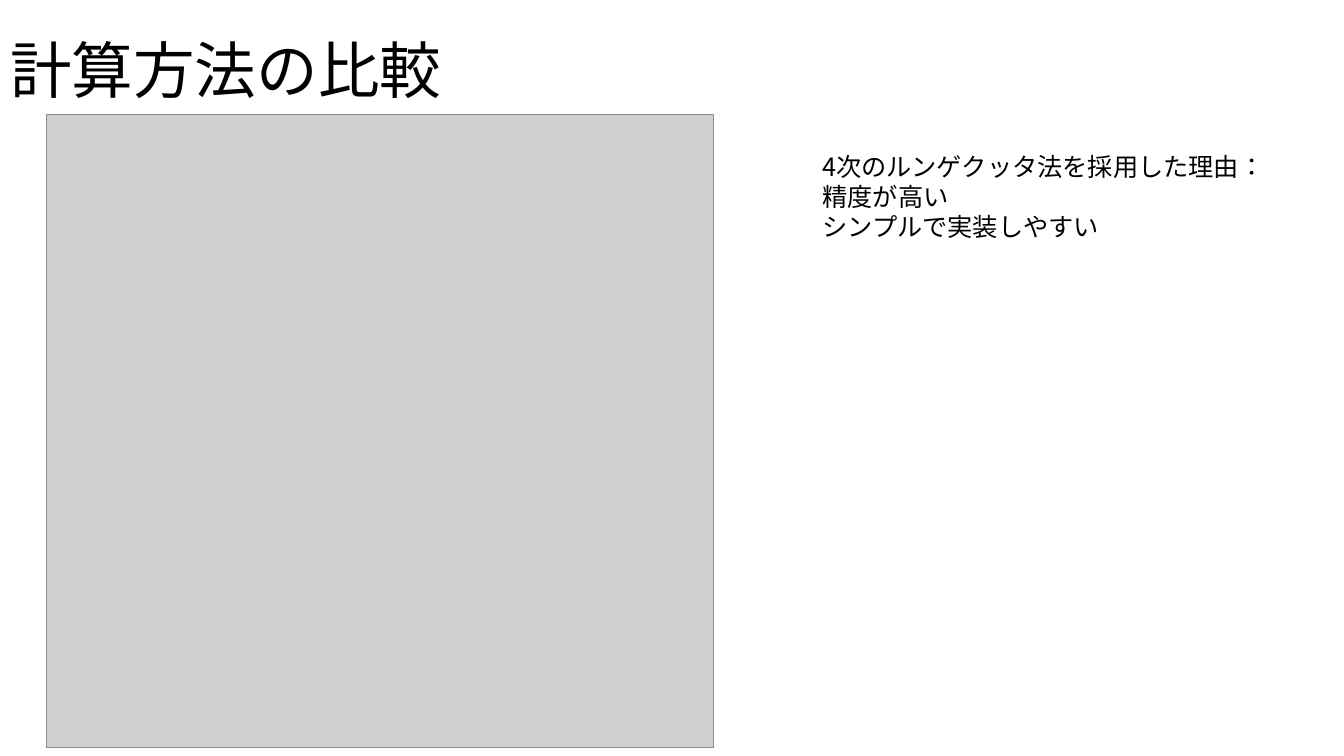
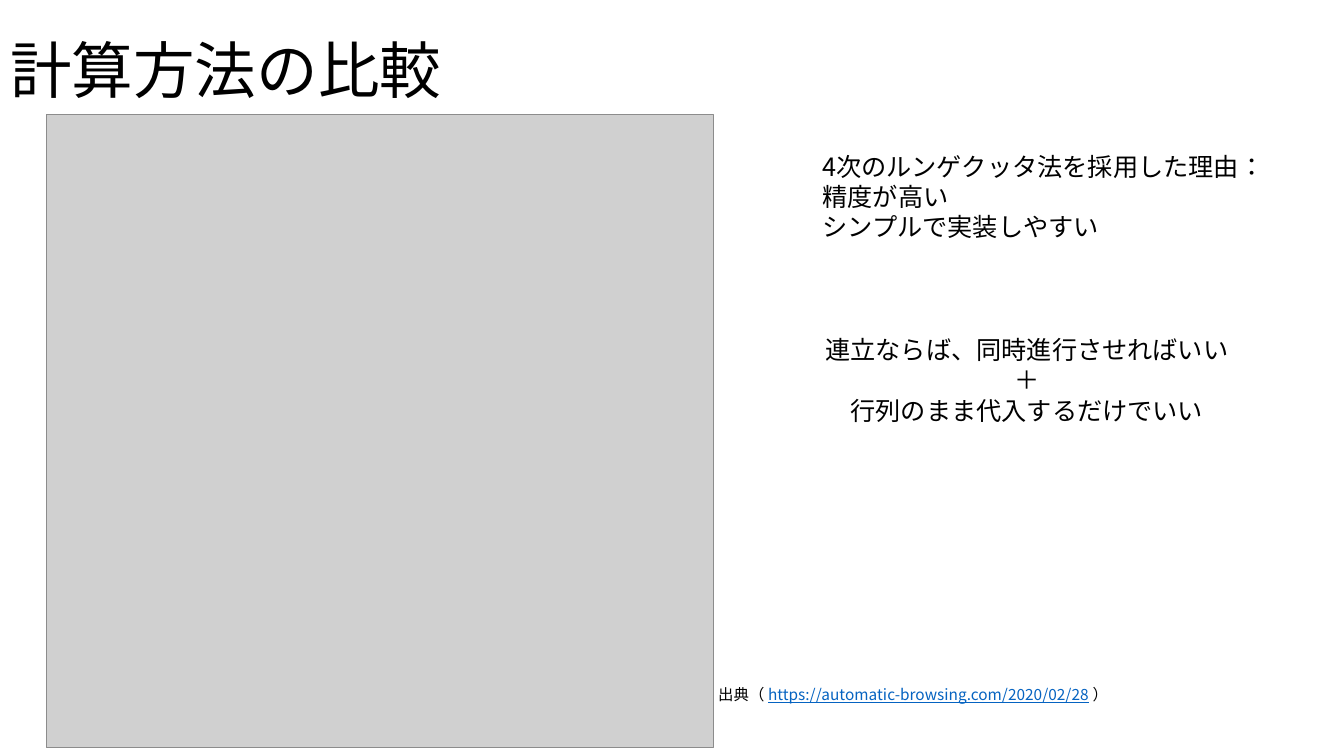
Before and after one commit to Takeuchi-yuya/Ksimulation, a slide deck: slide 9 of docs/中間発表.pptx (slide 8 before the commit). Drawn at 1344x756 pixels with LibreOffice and Linux fonts; fonts in the diff are those of the drawing; grey boxes stand for pictures. Boxes give left, top, right and bottom in pixels: in the first picture for what was removed or moved away, otherwise in the second. Text is boxed around its words. In the diff, an @@ line names an element or a change of style, - is before the commit and + after.

```diff
--- a/docs/中間発表.pptx
+++ b/docs/中間発表.pptx
@@ text added at (825, 337, 1228, 422), 18 pt, text #000000 @@
+連立ならば、同時進行させればいい
+＋
+行列のまま代入するだけでいい
@@ text added at (718, 687, 1089, 704), 11 pt, text #0563C1, underline @@
+出典（ https://automatic-browsing.com/2020/02/28 ）
```
Also in this commit, not shown: 5 other slides changed, 4 slides added, 3 slides removed, 1 other file.
